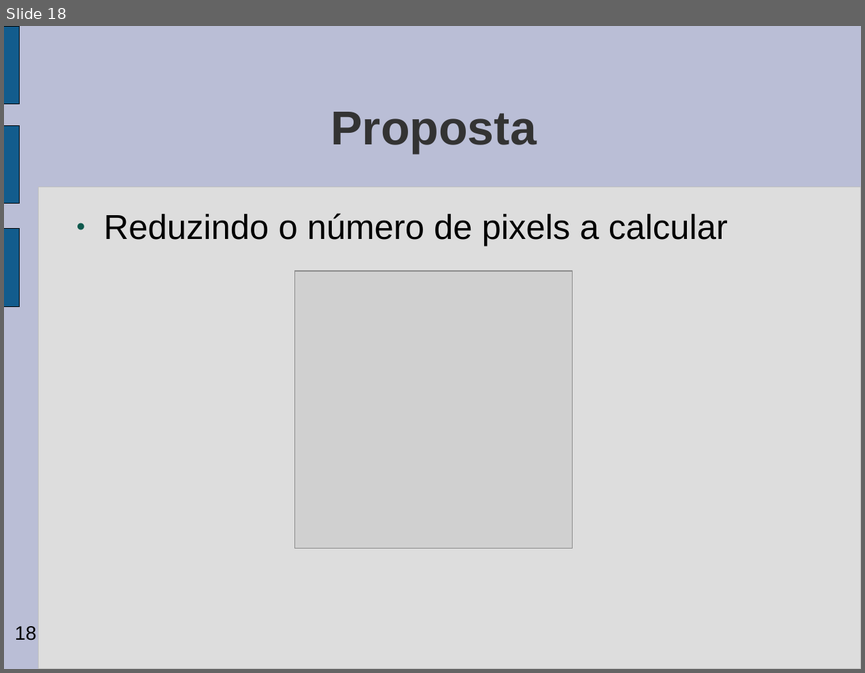
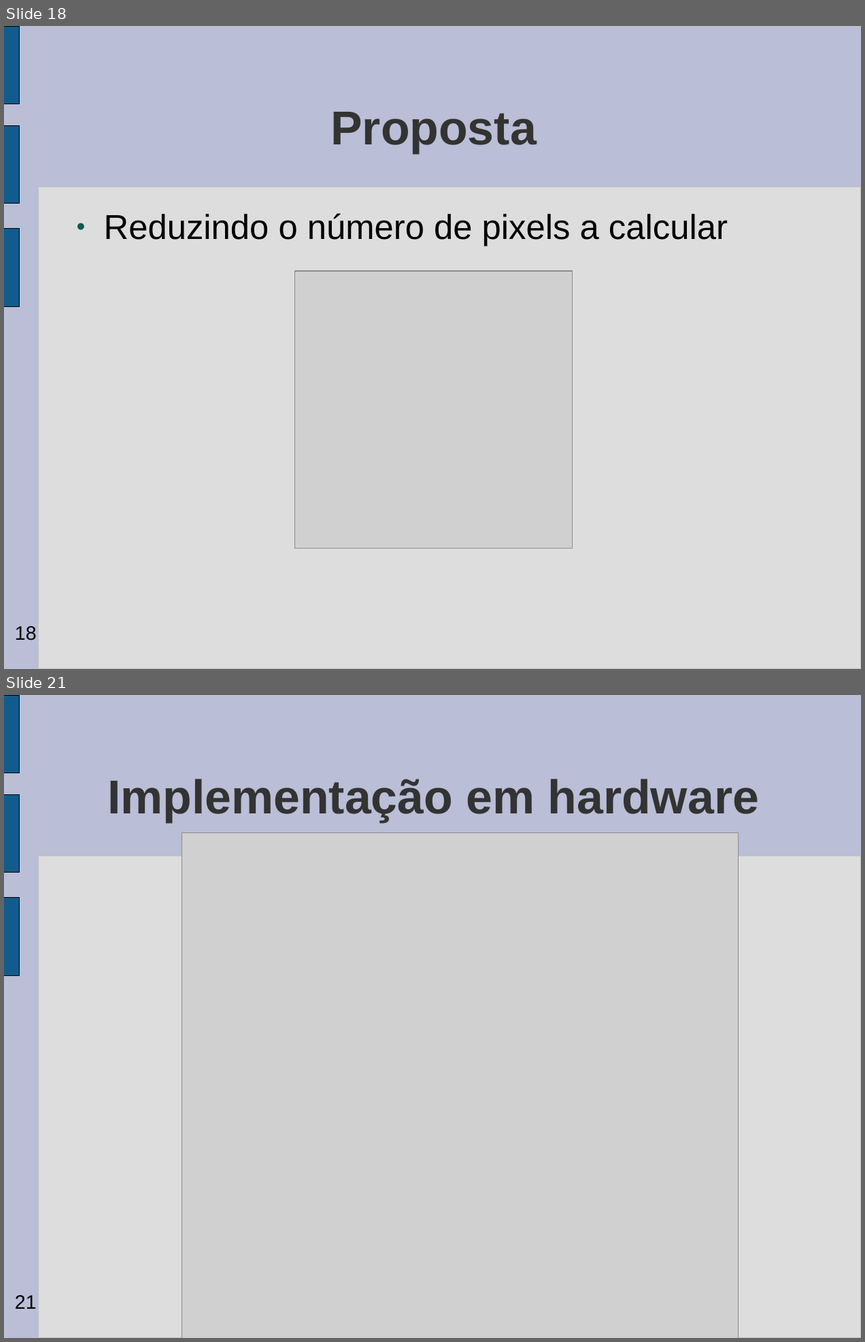
Before and after one commit to gabrieldiego/tg, a slide deck: artigo/apresentacao-tg2.odp. Shown one above the other, each under a label of ours: slide 18 before the commit, slides 18 and 21 after it; the slides between them are not shown. The pictures are 865x673 and 865x1342 pixels, drawn with LibreOffice and Linux fonts; fonts in the diff are those of the drawing; grey boxes stand for pictures; background and template pictures are left out. Boxes give left, top, right and bottom in pixels: in the first picture for what was removed or moved away, otherwise in the second. Text is boxed around its words. In the diff, an @@ line names an element or a change of style, - is before the commit and + after.

```diff
--- a/artigo/apresentacao-tg2.odp
+++ b/artigo/apresentacao-tg2.odp
@@ slide 21 added at bbox=[4, 695, 861, 1338], background #BABED6; not listed: 5 template elements that a slide beside it also shows @@
@@ title added at bbox=[107, 779, 759, 822], 44 pt, text #333333, bold @@
+Implementação em hardware
@@ picture added at bbox=[181, 832, 738, 1338] @@
```
Also in this commit, not shown: 14 slides changed, 2 other slides added, 1 other file.
